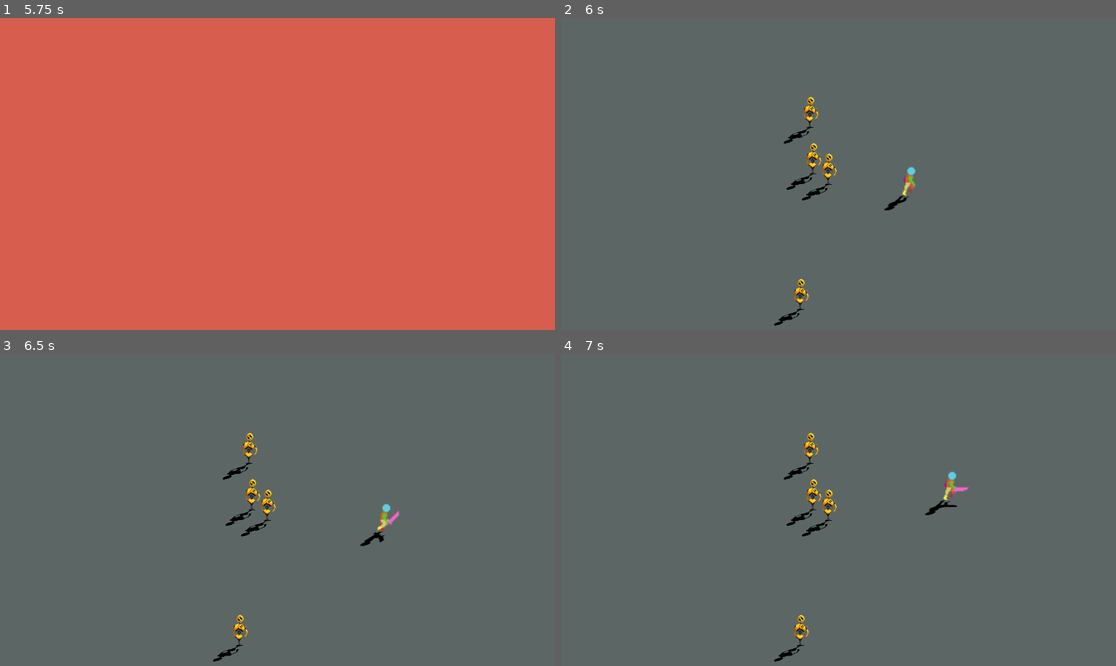
Above: before the commit, frames 1-4 (two rows, left to right).
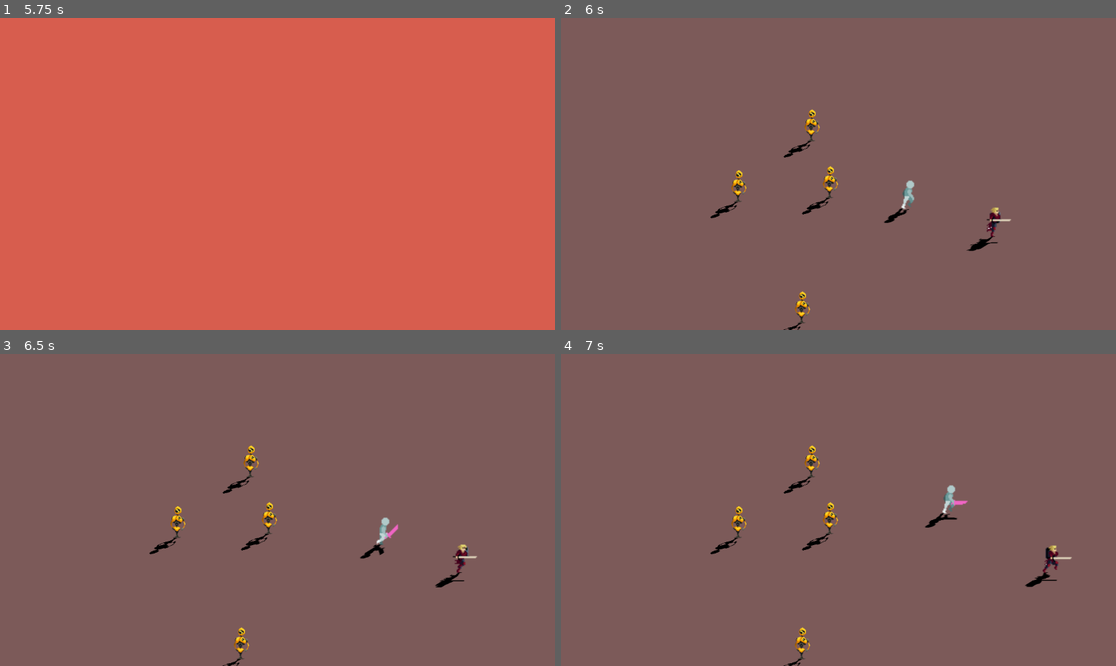
Above: after the commit, the same moments.

Repository: JuaniCargnel/Proyecto_Final_ProgIII
Game: Godot game, scene res://Escenas/MenuPrincipal.tscn
Same seed, same stepped clock (60 frames per second), same inputs: the game is played once before the commit and once after it.
Inputs (mouse positions are in pixels of both pictures, inside the frame that each line leads up to):
- Up to frame 1 (5.75 s): tap Enter at 0.5, 2, 3.5 s; move the mouse to (399, 158) at 0.52 s; hold Right (Right) 0.53-1.28 s; hold 2 (Sword) 0.53-1.28 s; tap Space at 1.25, 2.75, 4.25 s; move the mouse to (166, 189) at 1.27 s; hold Down (Down) 1.28-2.03 s; tap Shift (Correr) at 1.35 s; tap 2 (Sword) every 0.75 s from 1.55 to 4.55 s; move the mouse to (333, 105) at 2.02 s; press the mouse at (333, 105) at 2.03 s; hold Right (Right) 2.03-2.78 s; move the mouse to (249, 236) at 2.77 s; release the mouse at (249, 236) at 2.78 s; hold Up (Up) 2.78-3.53 s; right-click (249, 236) at 2.85 s; move the mouse to (444, 220) at 3.52 s; hold 1 (Hands) 3.53-4.28 s; hold Left (Left) 3.53-5.03 s; move the mouse to (111, 127) at 4.27 s; tap Q (Roll) at 4.35 s; move the mouse to (305, 174) at 5.02 s; hold Down (Down) from 5.03 s (still down); hold 2 (Sword) from 5.03 s (still down)
- Up to frame 2 (6 s): move the mouse to (755, 96) at 5.77 s; release Down (Down) at 5.78 s; release 2 (Sword) at 5.78 s; hold Right (Right) from 5.78 s (still down); tap Tab (Tab) at 5.85 s
- Up to frame 3 (6.5 s): keep holding Right (Right); tap 2 (Sword) at 6.05 s
- Up to frame 4 (7 s): move the mouse to (960, 494) at 6.52 s; release Right (Right) at 6.53 s; hold Up (Up) from 6.53 s (still down); hold 2 (Sword) from 6.53 s (still down)

Frame 1 is identical in both runs. In frame 2, 100% of the frame differs, in the area x 0-100%, y 0-100%; in frame 3, 100%; in frame 4, 100%.

Commit message:
Update 0.1.5

Diff:
--- a/Escenas/Dummy.tscn
+++ b/Escenas/Dummy.tscn
@@ -1,41 +1,66 @@
-[gd_scene load_steps=14 format=3 uid="uid://dpfkju1d15fk2"]
+[gd_scene load_steps=15 format=3 uid="uid://dpfkju1d15fk2"]
 
-[ext_resource type="Texture2D" uid="uid://bjaawesv3bo6i" path="res://Assets/Dummy/Dummy1.png" id="2_fiuop"]
-[ext_resource type="Texture2D" uid="uid://b61tdu7bq45oo" path="res://Assets/Dummy/Dummy2.png" id="3_q32sr"]
-[ext_resource type="Texture2D" uid="uid://bivqrxdsuon70" path="res://Assets/Dummy/Dummy3.png" id="4_yikuf"]
-[ext_resource type="Texture2D" uid="uid://txjx0jh0g1eh" path="res://Assets/Dummy/Dummy4.png" id="5_0prhu"]
-[ext_resource type="Texture2D" uid="uid://d27beew54lqgt" path="res://Assets/Dummy/Dummy5.png" id="6_6ts83"]
-[ext_resource type="Texture2D" uid="uid://c0w2qgnm0stsh" path="res://Assets/Dummy/Dummy6.png" id="7_2i1r3"]
-[ext_resource type="Texture2D" uid="uid://wv7f1lxg1lve" path="res://Assets/Dummy/Dummy7.png" id="8_7drlk"]
-[ext_resource type="Texture2D" uid="uid://8o4hocwm5by7" path="res://Assets/Dummy/Dummy8.png" id="9_f05q2"]
 [ext_resource type="Script" path="res://Scripts/dummy.gd" id="9_n4ddw"]
+[ext_resource type="Texture2D" uid="uid://beqcc6n3u852e" path="res://Assets/Dummy/dummy_hit.png" id="10_ga15w"]
+
+[sub_resource type="AtlasTexture" id="AtlasTexture_h0ut8"]
+atlas = ExtResource("10_ga15w")
+region = Rect2(0, 0, 64, 56)
+
+[sub_resource type="AtlasTexture" id="AtlasTexture_ubgnc"]
+atlas = ExtResource("10_ga15w")
+region = Rect2(64, 0, 64, 56)
+
+[sub_resource type="AtlasTexture" id="AtlasTexture_rt3er"]
+atlas = ExtResource("10_ga15w")
+region = Rect2(128, 0, 64, 56)
+
+[sub_resource type="AtlasTexture" id="AtlasTexture_5c0f8"]
+atlas = ExtResource("10_ga15w")
+region = Rect2(192, 0, 64, 56)
+
+[sub_resource type="AtlasTexture" id="AtlasTexture_2kduh"]
+atlas = ExtResource("10_ga15w")
+region = Rect2(256, 0, 64, 56)
+
+[sub_resource type="AtlasTexture" id="AtlasTexture_aylty"]
+atlas = ExtResource("10_ga15w")
+region = Rect2(320, 0, 64, 56)
+
+[sub_resource type="AtlasTexture" id="AtlasTexture_b0xhi"]
+atlas = ExtResource("10_ga15w")
+region = Rect2(384, 0, 64, 56)
+
+[sub_resource type="AtlasTexture" id="AtlasTexture_p41rk"]
+atlas = ExtResource("10_ga15w")
+region = Rect2(448, 0, 64, 56)
 
 [sub_resource type="SpriteFrames" id="SpriteFrames_4lc7h"]
 animations = [{
 "frames": [{
 "duration": 1.0,
-"texture": ExtResource("2_fiuop")
+"texture": SubResource("AtlasTexture_h0ut8")
 }, {
 "duration": 1.0,
-"texture": ExtResource("3_q32sr")
+"texture": SubResource("AtlasTexture_ubgnc")
 }, {
 "duration": 1.0,
-"texture": ExtResource("4_yikuf")
+"texture": SubResource("AtlasTexture_rt3er")
 }, {
 "duration": 1.0,
-"texture": ExtResource("5_0prhu")
+"texture": SubResource("AtlasTexture_5c0f8")
 }, {
 "duration": 1.0,
-"texture": ExtResource("6_6ts83")
+"texture": SubResource("AtlasTexture_2kduh")
 }, {
 "duration": 1.0,
-"texture": ExtResource("7_2i1r3")
+"texture": SubResource("AtlasTexture_aylty")
 }, {
 "duration": 1.0,
-"texture": ExtResource("8_7drlk")
+"texture": SubResource("AtlasTexture_b0xhi")
 }, {
 "duration": 1.0,
-"texture": ExtResource("9_f05q2")
+"texture": SubResource("AtlasTexture_p41rk")
 }],
 "loop": true,
 "name": &"dummy",
@@ -43,40 +68,37 @@
 }]
 
 [sub_resource type="RectangleShape2D" id="RectangleShape2D_0mpdk"]
-size = Vector2(13, 4)
+size = Vector2(16, 7)
 
 [sub_resource type="RectangleShape2D" id="RectangleShape2D_6ygqa"]
-size = Vector2(13, 32)
+size = Vector2(16, 33.0001)
 
 [sub_resource type="CircleShape2D" id="CircleShape2D_p4k3q"]
 radius = 42.107
 
 [node name="Dummy" type="StaticBody2D" groups=["enemy"]]
+z_index = 1
 script = ExtResource("9_n4ddw")
 
 [node name="Sprite" type="AnimatedSprite2D" parent="." groups=["sprite"]]
-position = Vector2(-2, -16)
-scale = Vector2(0.1, 0.1)
+scale = Vector2(0.6, 0.6)
 sprite_frames = SubResource("SpriteFrames_4lc7h")
 animation = &"dummy"
 
-[node name="CollisionShape2D" type="CollisionShape2D" parent="."]
-position = Vector2(-0.5, 0)
+[node name="HitBox" type="CollisionShape2D" parent="."]
+position = Vector2(1, 14.5)
 shape = SubResource("RectangleShape2D_0mpdk")
 
 [node name="AreaDummy" type="Area2D" parent="."]
-position = Vector2(-2, -16)
 
 [node name="CollisionShape2D" type="CollisionShape2D" parent="AreaDummy"]
-position = Vector2(1.49999, 1.99999)
+position = Vector2(0.999991, 2.5)
 scale = Vector2(0.999998, 0.999998)
 shape = SubResource("RectangleShape2D_6ygqa")
 
 [node name="HitboxCerca" type="Area2D" parent="."]
-position = Vector2(-2, -16)
 
 [node name="CollisionShape2D" type="CollisionShape2D" parent="HitboxCerca"]
-position = Vector2(1, 1)
 shape = SubResource("CircleShape2D_p4k3q")
 
 [connection signal="animation_looped" from="Sprite" to="." method="_on_sprite_animation_looped"]
--- a/Escenas/Knight.tscn
+++ b/Escenas/Knight.tscn
@@ -1,132 +1,278 @@
-[gd_scene load_steps=20 format=3 uid="uid://darogdmvmctat"]
-
-[ext_resource type="Texture2D" uid="uid://o1ma37c4crtw" path="res://Assets/Enemies/Knight/noBKG_KnightIdle_strip.png" id="1_lohuy"]
+[gd_scene load_steps=39 format=3 uid="uid://darogdmvmctat"]
+
 [ext_resource type="Script" path="res://Scripts/knight.gd" id="1_x6khp"]
-
-[sub_resource type="AtlasTexture" id="AtlasTexture_6jbxj"]
-atlas = ExtResource("1_lohuy")
-region = Rect2(0, 0, 64, 64)
-
-[sub_resource type="AtlasTexture" id="AtlasTexture_vcxrf"]
-atlas = ExtResource("1_lohuy")
-region = Rect2(64, 0, 64, 64)
-
-[sub_resource type="AtlasTexture" id="AtlasTexture_y3ygs"]
-atlas = ExtResource("1_lohuy")
-region = Rect2(128, 0, 64, 64)
-
-[sub_resource type="AtlasTexture" id="AtlasTexture_e8qct"]
-atlas = ExtResource("1_lohuy")
-region = Rect2(192, 0, 64, 64)
-
-[sub_resource type="AtlasTexture" id="AtlasTexture_cpsrf"]
-atlas = ExtResource("1_lohuy")
-region = Rect2(256, 0, 64, 64)
-
-[sub_resource type="AtlasTexture" id="AtlasTexture_umlon"]
-atlas = ExtResource("1_lohuy")
-region = Rect2(320, 0, 64, 64)
-
-[sub_resource type="AtlasTexture" id="AtlasTexture_7q2n1"]
-atlas = ExtResource("1_lohuy")
-region = Rect2(384, 0, 64, 64)
-
-[sub_resource type="AtlasTexture" id="AtlasTexture_5q77v"]
-atlas = ExtResource("1_lohuy")
-region = Rect2(448, 0, 64, 64)
-
-[sub_resource type="AtlasTexture" id="AtlasTexture_37apf"]
-atlas = ExtResource("1_lohuy")
-region = Rect2(512, 0, 64, 64)
-
-[sub_resource type="AtlasTexture" id="AtlasTexture_u32f3"]
-atlas = ExtResource("1_lohuy")
-region = Rect2(576, 0, 64, 64)
-
-[sub_resource type="AtlasTexture" id="AtlasTexture_tb8xq"]
-atlas = ExtResource("1_lohuy")
-region = Rect2(640, 0, 64, 64)
-
-[sub_resource type="AtlasTexture" id="AtlasTexture_y45do"]
-atlas = ExtResource("1_lohuy")
-region = Rect2(704, 0, 64, 64)
-
-[sub_resource type="AtlasTexture" id="AtlasTexture_sgfo0"]
-atlas = ExtResource("1_lohuy")
-region = Rect2(768, 0, 64, 64)
-
-[sub_resource type="AtlasTexture" id="AtlasTexture_8k8ki"]
-atlas = ExtResource("1_lohuy")
-region = Rect2(832, 0, 64, 64)
-
-[sub_resource type="AtlasTexture" id="AtlasTexture_6pk18"]
-atlas = ExtResource("1_lohuy")
-region = Rect2(896, 0, 64, 64)
+[ext_resource type="Texture2D" uid="uid://cccgf1krkb0mt" path="res://Assets/Enemies/Knight/defense.png" id="2_2wmmh"]
+[ext_resource type="Texture2D" uid="uid://2w6fwha07xt3" path="res://Assets/Enemies/Knight/idle.png" id="2_iv6sy"]
+[ext_resource type="Texture2D" uid="uid://uwy7murhgi1p" path="res://Assets/Enemies/Knight/run.png" id="4_kpjch"]
+
+[sub_resource type="AtlasTexture" id="AtlasTexture_u5fpr"]
+atlas = ExtResource("2_2wmmh")
+region = Rect2(0, 0, 96, 64)
+
+[sub_resource type="AtlasTexture" id="AtlasTexture_7m3f1"]
+atlas = ExtResource("2_2wmmh")
+region = Rect2(96, 0, 96, 64)
+
+[sub_resource type="AtlasTexture" id="AtlasTexture_x4gbl"]
+atlas = ExtResource("2_2wmmh")
+region = Rect2(192, 0, 96, 64)
+
+[sub_resource type="AtlasTexture" id="AtlasTexture_no3j0"]
+atlas = ExtResource("2_2wmmh")
+region = Rect2(288, 0, 96, 64)
+
+[sub_resource type="AtlasTexture" id="AtlasTexture_xucuc"]
+atlas = ExtResource("2_2wmmh")
+region = Rect2(384, 0, 96, 64)
+
+[sub_resource type="AtlasTexture" id="AtlasTexture_x8wao"]
+atlas = ExtResource("2_2wmmh")
+region = Rect2(480, 0, 96, 64)
+
+[sub_resource type="AtlasTexture" id="AtlasTexture_ylmsn"]
+atlas = ExtResource("2_2wmmh")
+region = Rect2(576, 0, 96, 64)
+
+[sub_resource type="AtlasTexture" id="AtlasTexture_3tkbe"]
+atlas = ExtResource("2_iv6sy")
+region = Rect2(0, 0, 64, 32)
+
+[sub_resource type="AtlasTexture" id="AtlasTexture_sxwed"]
+atlas = ExtResource("2_iv6sy")
+region = Rect2(64, 0, 64, 32)
+
+[sub_resource type="AtlasTexture" id="AtlasTexture_plw5t"]
+atlas = ExtResource("2_iv6sy")
+region = Rect2(128, 0, 64, 32)
+
+[sub_resource type="AtlasTexture" id="AtlasTexture_gh2as"]
+atlas = ExtResource("2_iv6sy")
+region = Rect2(192, 0, 64, 32)
+
+[sub_resource type="AtlasTexture" id="AtlasTexture_flvoe"]
+atlas = ExtResource("2_iv6sy")
+region = Rect2(256, 0, 64, 32)
+
+[sub_resource type="AtlasTexture" id="AtlasTexture_mwyon"]
+atlas = ExtResource("2_iv6sy")
+region = Rect2(320, 0, 64, 32)
+
+[sub_resource type="AtlasTexture" id="AtlasTexture_i8f0s"]
+atlas = ExtResource("2_iv6sy")
+region = Rect2(384, 0, 64, 32)
+
+[sub_resource type="AtlasTexture" id="AtlasTexture_7rk0r"]
+atlas = ExtResource("2_iv6sy")
+region = Rect2(448, 0, 64, 32)
+
+[sub_resource type="AtlasTexture" id="AtlasTexture_0utl3"]
+atlas = ExtResource("2_iv6sy")
+region = Rect2(512, 0, 64, 32)
+
+[sub_resource type="AtlasTexture" id="AtlasTexture_6ml61"]
+atlas = ExtResource("2_iv6sy")
+region = Rect2(576, 0, 64, 32)
+
+[sub_resource type="AtlasTexture" id="AtlasTexture_yj0b5"]
+atlas = ExtResource("2_iv6sy")
+region = Rect2(640, 0, 64, 32)
+
+[sub_resource type="AtlasTexture" id="AtlasTexture_kfjmj"]
+atlas = ExtResource("2_iv6sy")
+region = Rect2(704, 0, 64, 32)
+
+[sub_resource type="AtlasTexture" id="AtlasTexture_ms4qh"]
+atlas = ExtResource("2_iv6sy")
+region = Rect2(768, 0, 64, 32)
+
+[sub_resource type="AtlasTexture" id="AtlasTexture_i63k6"]
+atlas = ExtResource("2_iv6sy")
+region = Rect2(832, 0, 64, 32)
+
+[sub_resource type="AtlasTexture" id="AtlasTexture_08ulv"]
+atlas = ExtResource("2_iv6sy")
+region = Rect2(896, 0, 64, 32)
+
+[sub_resource type="AtlasTexture" id="AtlasTexture_c785f"]
+atlas = ExtResource("4_kpjch")
+region = Rect2(0, 0, 96, 32)
+
+[sub_resource type="AtlasTexture" id="AtlasTexture_p3x7l"]
+atlas = ExtResource("4_kpjch")
+region = Rect2(96, 0, 96, 32)
+
+[sub_resource type="AtlasTexture" id="AtlasTexture_762jw"]
+atlas = ExtResource("4_kpjch")
+region = Rect2(192, 0, 96, 32)
+
+[sub_resource type="AtlasTexture" id="AtlasTexture_ygp6t"]
+atlas = ExtResource("4_kpjch")
+region = Rect2(288, 0, 96, 32)
+
+[sub_resource type="AtlasTexture" id="AtlasTexture_evefq"]
+atlas = ExtResource("4_kpjch")
+region = Rect2(384, 0, 96, 32)
+
+[sub_resource type="AtlasTexture" id="AtlasTexture_jhaj2"]
+atlas = ExtResource("4_kpjch")
+region = Rect2(480, 0, 96, 32)
+
+[sub_resource type="AtlasTexture" id="AtlasTexture_bq10d"]
+atlas = ExtResource("4_kpjch")
+region = Rect2(576, 0, 96, 32)
+
+[sub_resource type="AtlasTexture" id="AtlasTexture_hcefm"]
+atlas = ExtResource("4_kpjch")
+region = Rect2(672, 0, 96, 32)
 
 [sub_resource type="SpriteFrames" id="SpriteFrames_5iaom"]
 animations = [{
 "frames": [{
 "duration": 1.0,
-"texture": SubResource("AtlasTexture_6jbxj")
-}, {
-"duration": 1.0,
-"texture": SubResource("AtlasTexture_vcxrf")
-}, {
-"duration": 1.0,
-"texture": SubResource("AtlasTexture_y3ygs")
-}, {
-"duration": 1.0,
-"texture": SubResource("AtlasTexture_e8qct")
-}, {
-"duration": 1.0,
-"texture": SubResource("AtlasTexture_cpsrf")
-}, {
-"duration": 1.0,
-"texture": SubResource("AtlasTexture_umlon")
-}, {
-"duration": 1.0,
-"texture": SubResource("AtlasTexture_7q2n1")
-}, {
-"duration": 1.0,
-"texture": SubResource("AtlasTexture_5q77v")
-}, {
-"duration": 1.0,
-"texture": SubResource("AtlasTexture_37apf")
-}, {
-"duration": 1.0,
-"texture": SubResource("AtlasTexture_u32f3")
-}, {
-"duration": 1.0,
-"texture": SubResource("AtlasTexture_tb8xq")
-}, {
-"duration": 1.0,
-"texture": SubResource("AtlasTexture_y45do")
-}, {
-"duration": 1.0,
-"texture": SubResource("AtlasTexture_sgfo0")
-}, {
-"duration": 1.0,
-"texture": SubResource("AtlasTexture_8k8ki")
-}, {
-"duration": 1.0,
-"texture": SubResource("AtlasTexture_6pk18")
+"texture": SubResource("AtlasTexture_u5fpr")
+}, {
+"duration": 1.0,
+"texture": SubResource("AtlasTexture_7m3f1")
+}, {
+"duration": 1.0,
+"texture": SubResource("AtlasTexture_x4gbl")
+}, {
+"duration": 1.0,
+"texture": SubResource("AtlasTexture_no3j0")
+}, {
+"duration": 1.0,
+"texture": SubResource("AtlasTexture_xucuc")
+}, {
+"duration": 1.0,
+"texture": SubResource("AtlasTexture_x8wao")
+}, {
+"duration": 1.0,
+"texture": SubResource("AtlasTexture_ylmsn")
+}],
+"loop": true,
+"name": &"defense",
+"speed": 9.0
+}, {
+"frames": [{
+"duration": 1.0,
+"texture": SubResource("AtlasTexture_3tkbe")
+}, {
+"duration": 1.0,
+"texture": SubResource("AtlasTexture_sxwed")
+}, {
+"duration": 1.0,
+"texture": SubResource("AtlasTexture_plw5t")
+}, {
+"duration": 1.0,
+"texture": SubResource("AtlasTexture_gh2as")
+}, {
+"duration": 1.0,
+"texture": SubResource("AtlasTexture_flvoe")
+}, {
+"duration": 1.0,
+"texture": SubResource("AtlasTexture_mwyon")
+}, {
+"duration": 1.0,
+"texture": SubResource("AtlasTexture_i8f0s")
+}, {
+"duration": 1.0,
+"texture": SubResource("AtlasTexture_7rk0r")
+}, {
+"duration": 1.0,
+"texture": SubResource("AtlasTexture_0utl3")
+}, {
+"duration": 1.0,
+"texture": SubResource("AtlasTexture_6ml61")
+}, {
+"duration": 1.0,
+"texture": SubResource("AtlasTexture_yj0b5")
+}, {
+"duration": 1.0,
+"texture": SubResource("AtlasTexture_kfjmj")
+}, {
+"duration": 1.0,
+"texture": SubResource("AtlasTexture_ms4qh")
+}, {
+"duration": 1.0,
+"texture": SubResource("AtlasTexture_i63k6")
+}, {
+"duration": 1.0,
+"texture": SubResource("AtlasTexture_08ulv")
 }],
 "loop": true,
 "name": &"idle",
-"speed": 15.0
+"speed": 13.0
+}, {
+"frames": [{
+"duration": 1.0,
+"texture": SubResource("AtlasTexture_c785f")
+}, {
+"duration": 1.0,
+"texture": SubResource("AtlasTexture_p3x7l")
+}, {
+"duration": 1.0,
+"texture": SubResource("AtlasTexture_762jw")
+}, {
+"duration": 1.0,
+"texture": SubResource("AtlasTexture_ygp6t")
+}, {
+"duration": 1.0,
+"texture": SubResource("AtlasTexture_evefq")
+}, {
+"duration": 1.0,
+"texture": SubResource("AtlasTexture_jhaj2")
+}, {
+"duration": 1.0,
+"texture": SubResource("AtlasTexture_bq10d")
+}, {
+"duration": 1.0,
+"texture": SubResource("AtlasTexture_hcefm")
+}],
+"loop": true,
+"name": &"run",
+"speed": 10.0
 }]
 
 [sub_resource type="RectangleShape2D" id="RectangleShape2D_up8bh"]
-size = Vector2(17, 4)
+size = Vector2(22, 15)
+
+[sub_resource type="RectangleShape2D" id="RectangleShape2D_3t3ut"]
+size = Vector2(26.0001, 34.0001)
+
+[sub_resource type="CircleShape2D" id="CircleShape2D_j0h74"]
+radius = 66.0681
 
 [node name="Knight" type="CharacterBody2D" groups=["enemy"]]
+z_index = 1
 script = ExtResource("1_x6khp")
 
 [node name="Sprite" type="AnimatedSprite2D" parent="."]
 sprite_frames = SubResource("SpriteFrames_5iaom")
-animation = &"idle"
-frame_progress = 0.911788
+animation = &"run"
 
 [node name="Hitbox" type="CollisionShape2D" parent="."]
-position = Vector2(-0.5, 11)
+position = Vector2(1, 9)
 shape = SubResource("RectangleShape2D_up8bh")
+
+[node name="AreaKnight" type="Area2D" parent="."]
+
+[node name="CollisionShape2D" type="CollisionShape2D" parent="AreaKnight"]
+position = Vector2(2, 0)
+scale = Vector2(0.999998, 0.999998)
+shape = SubResource("RectangleShape2D_3t3ut")
+
+[node name="HitboxCerca" type="Area2D" parent="."]
+
+[node name="CollisionShape2D" type="CollisionShape2D" parent="HitboxCerca"]
+shape = SubResource("CircleShape2D_j0h74")
+
+[node name="Timers" type="Node" parent="."]
+
+[node name="Idle" type="Timer" parent="Timers"]
+wait_time = 3.5
+
+[connection signal="area_entered" from="AreaKnight" to="." method="_on_area_knight_area_entered"]
+[connection signal="area_exited" from="AreaKnight" to="." method="_on_area_knight_area_exited"]
+[connection signal="body_entered" from="HitboxCerca" to="." method="_on_hitbox_cerca_body_entered"]
+[connection signal="body_exited" from="HitboxCerca" to="." method="_on_hitbox_cerca_body_exited"]
+[connection signal="timeout" from="Timers/Idle" to="." method="_on_idle_timeout"]
--- a/Escenas/pantallaPrueba.tscn
+++ b/Escenas/pantallaPrueba.tscn
@@ -1,8 +1,9 @@
-[gd_scene load_steps=4 format=3 uid="uid://dd1bv4ft5d738"]
+[gd_scene load_steps=5 format=3 uid="uid://dd1bv4ft5d738"]
 
 [ext_resource type="Script" path="res://Scripts/main.gd" id="1_7mdi6"]
 [ext_resource type="PackedScene" uid="uid://dnuefdw5cng6h" path="res://Escenas/PersonajePrincipal.tscn" id="1_lgphv"]
 [ext_resource type="PackedScene" uid="uid://dpfkju1d15fk2" path="res://Escenas/Dummy.tscn" id="2_2m73a"]
+[ext_resource type="PackedScene" uid="uid://darogdmvmctat" path="res://Escenas/Knight.tscn" id="4_rrl83"]
 
 [node name="PantallaPrueba" type="Node2D"]
 script = ExtResource("1_7mdi6")
@@ -12,7 +13,7 @@
 offset_top = -17.0
 offset_right = 1167.0
 offset_bottom = 669.0
-color = Color(0.360784, 0.403922, 0.396078, 1)
+color = Color(0.486275, 0.352941, 0.34902, 1)
 
 [node name="PersonajePrincipal" parent="." instance=ExtResource("1_lgphv")]
 position = Vector2(353, 182)
@@ -26,7 +27,10 @@
 position = Vector2(279, 171)
 
 [node name="Dummy3" parent="Dummys" instance=ExtResource("2_2m73a")]
-position = Vector2(263, 160)
+position = Vector2(184, 175)
 
 [node name="Dummy4" parent="Dummys" instance=ExtResource("2_2m73a")]
 position = Vector2(250, 301)
+
+[node name="Knight" parent="." instance=ExtResource("4_rrl83")]
+position = Vector2(439, 211)
--- a/Escenas/personajePrincipal.tscn
+++ b/Escenas/personajePrincipal.tscn
@@ -811,21 +811,18 @@
 size = Vector2(6, 6.75)
 
 [sub_resource type="RectangleShape2D" id="RectangleShape2D_gr423"]
-size = Vector2(16, 27)
+size = Vector2(19, 29.5)
 
 [node name="PersonajePrincipal" type="CharacterBody2D" groups=["player"]]
 z_index = 1
-position = Vector2(0, -2)
 script = ExtResource("1_qp7oi")
 
 [node name="Sprite" type="AnimatedSprite2D" parent="." groups=["sprite"]]
-z_index = 1
-position = Vector2(1, -14)
 sprite_frames = SubResource("SpriteFrames_tq0vl")
 animation = &"idle"
 
 [node name="Hitbox" type="CollisionShape2D" parent="."]
-position = Vector2(-0.5, 0)
+position = Vector2(-1, 14)
 shape = SubResource("RectangleShape2D_vrb56")
 
 [node name="Timers" type="Node" parent="."]
@@ -855,18 +852,17 @@
 one_shot = true
 
 [node name="AreaGolpes" type="Area2D" parent="." groups=["golpe"]]
-position = Vector2(1, -14)
 
 [node name="CollisionShapeGolpes" type="CollisionShape2D" parent="AreaGolpes"]
-position = Vector2(27, 2)
-scale = Vector2(4, 1)
+position = Vector2(12, -1)
+scale = Vector2(2, 0.5)
 shape = SubResource("RectangleShape2D_hpf4g")
 disabled = true
 
 [node name="AreaSprite" type="Area2D" parent="." groups=["areaSprite"]]
 
 [node name="CollisionShape2D" type="CollisionShape2D" parent="AreaSprite"]
-position = Vector2(0, -12.5)
+position = Vector2(-1, 1)
 shape = SubResource("RectangleShape2D_gr423")
 
 [connection signal="timeout" from="Timers/Roll" to="." method="_on_roll_timeout"]
--- a/Scripts/knight.gd
+++ b/Scripts/knight.gd
@@ -1,4 +1,64 @@
 extends CharacterBody2D
 
-@export var inArea:bool
+@export var inArea:bool = false
 @export var canBeHit:bool = false
+@export var inSprite:bool = false
+
+var speed = 50
+var direccion = Vector2(1, 0)
+var derecha = true
+var movimiento = true
+var cambio = false
+
+func _process(_delta):
+	if $AreaKnight.global_position.x >= 600:
+		if movimiento:
+			$Timers/Idle.start()
+			$Sprite.play("idle")
+			$Sprite.set_flip_h(true)
+			direccion.x = 0
+			derecha = false
+			movimiento = false
+		elif cambio and !movimiento:
+			cambio = false
+			movimiento = true
+			direccion.x = -1
+			$Timers/Idle.stop()
+	elif $AreaKnight.global_position.x <= 300:
+		if movimiento:
+			$Timers/Idle.start()
+			$Sprite.play("idle")
+			$Sprite.set_flip_h(false)
+			direccion.x = 0
+			derecha = true
+			movimiento = false
+		elif cambio and !movimiento:
+			cambio = false
+			movimiento = true
+			direccion.x = 1
+			$Timers/Idle.stop()
+	else:
+		$Sprite.play("run")
+
+	#translate(direccion.normalized() * speed * delta)
+	move_and_collide(direccion)
+
+func _on_area_knight_area_entered(area):
+	if area.is_in_group("areaSprite"):
+		inSprite = true
+
+func _on_area_knight_area_exited(area):
+	if area.is_in_group("areaSprite"):
+		inSprite = false
+
+func _on_hitbox_cerca_body_entered(body):
+	if body.is_in_group("player"):
+		inArea = true
+
+func _on_hitbox_cerca_body_exited(body):
+	if body.is_in_group("player"):
+		inArea = false
+
+func _on_idle_timeout():
+	cambio = true
+	movimiento = false
--- a/Scripts/main.gd
+++ b/Scripts/main.gd
@@ -1,6 +1,4 @@
 extends Node2D
-
-# Arreglar la wea de los sprites de los dummys
 
 func _ready():
 	crear_sombras($PersonajePrincipal)
@@ -9,14 +7,14 @@
 		crear_sombras(enemigo)
 
 func _process(_delta):
-	update_process()
+	update_enemy()
 	update_sombras($PersonajePrincipal)
 
 func render(sprite1, sprite2):
 	if sprite1.position.y >= sprite2.position.y and sprite2.inSprite:
 		sprite2.z_index = 1
 		sprite1.z_index = 2
-	if sprite1.position.y <= sprite2.position.y and sprite2.inSprite:
+	elif sprite1.position.y <= sprite2.position.y and sprite2.inSprite:
 		sprite1.z_index = 1
 		sprite2.z_index = 2
 
@@ -26,20 +24,23 @@
 	else:
 		enemy.canBeHit = false
 
-func update_process():
+func update_enemy():
 	var enemigos = get_tree().get_nodes_in_group("enemy")
 	for enemigo in enemigos:
 		on_hit(enemigo)
 		render($PersonajePrincipal, enemigo)
 		update_sombras(enemigo)
+
 func crear_sombras(sprite_p):
 	var sombra = AnimatedSprite2D.new()
 	var sprite_original = sprite_p.get_node("Sprite")
 	sombra.modulate = Color.BLACK
+	#sombra.modulate.a8 = 150
+	sombra.z_index = 0
+	sombra.z_as_relative = false
 	sombra.flip_v = true
 	sombra.skew = 45
-	sombra.z_index = 0
-	sombra.position = Vector2(sprite_original.position.x - 15, sprite_original.position.y - sprite_original.position.y + 11)
+	sombra.position = Vector2(sprite_original.position.x - 14, sprite_original.position.y + 24)
 	sombra.scale = Vector2(sprite_original.scale.x, sprite_original.scale.y)
 	sprite_p.add_child(sombra, true)
 
--- a/Scripts/personajePrincipal.gd
+++ b/Scripts/personajePrincipal.gd
@@ -18,7 +18,6 @@
 var comboA = false
 var comboB = false
 var activeSword = false
-var izquierda = false
 var derecha = true
 
 
@@ -93,13 +92,13 @@
 		if !hitB:
 			if Input.is_action_pressed("Right"):
 				$Sprite.set_flip_h(false)
-				$Hitbox.position = Vector2(-0.5,0)
+				$Hitbox.position = Vector2(-1,14)
+				$AreaSprite/CollisionShape2D.position = Vector2(-1,1)
 				derecha = true
-				izquierda = false
 			if Input.is_action_pressed("Left"):
 				$Sprite.set_flip_h(true)
-				$Hitbox.position = Vector2(2.5,0)
-				izquierda = true
+				$Hitbox.position = Vector2(1,14)
+				$AreaSprite/CollisionShape2D.position = Vector2(1,1)
 				derecha = false
 
 	direccion = Vector2(input_x, input_y)
@@ -143,16 +142,16 @@
 				$AreaGolpes/CollisionShapeGolpes.disabled = false
 			if derecha:
 				$AreaGolpes/CollisionShapeGolpes.position = Vector2(20,2)
-			if izquierda:
+			else:
 				$AreaGolpes/CollisionShapeGolpes.position = Vector2(-20,1)
 		elif !activeSword:
-			$AreaGolpes/CollisionShapeGolpes.scale = Vector2(2,1)
+			$AreaGolpes/CollisionShapeGolpes.scale = Vector2(2,0.5)
 			if $Sprite.frame == 1:
 				$AreaGolpes/CollisionShapeGolpes.disabled = false
 			if derecha:
-				$AreaGolpes/CollisionShapeGolpes.position = Vector2(14,-1)
-			elif izquierda:
-				$AreaGolpes/CollisionShapeGolpes.position = Vector2(-14,-1)
+				$AreaGolpes/CollisionShapeGolpes.position = Vector2(12,-1)
+			else:
+				$AreaGolpes/CollisionShapeGolpes.position = Vector2(-12,-1)
 		if Input.is_action_pressed("GolpeB"):
 			comboB = true
 	elif hitB:
@@ -163,7 +162,7 @@
 			$AreaGolpes/CollisionShapeGolpes.scale = Vector2(4,1)
 			if derecha:
 				$AreaGolpes/CollisionShapeGolpes.position = Vector2(27,2)
-			elif izquierda:
+			else:
 				$AreaGolpes/CollisionShapeGolpes.position = Vector2(-27,2)
 		elif !activeSword:
 			if $Sprite.frame == 2:
@@ -171,7 +170,7 @@
 			$AreaGolpes/CollisionShapeGolpes.scale = Vector2(2,2)
 			if derecha:
 				$AreaGolpes/CollisionShapeGolpes.position = Vector2(22,4)
-			elif izquierda:
+			else:
 				$AreaGolpes/CollisionShapeGolpes.position = Vector2(-22,4)
 	else:
 		hitB = false
--- a/project.godot
+++ b/project.godot
@@ -17,6 +17,7 @@
 
 [display]
 
+window/size/mode=2
 window/stretch/scale=2.0
 
 [filesystem]
Binary file removed: Assets/Dummy/Dummy1.png
Binary file removed: Assets/Dummy/Dummy2.png
Not shown, removed: Assets/Dummy/Dummy2.png.import
Binary file removed: Assets/Dummy/Dummy3.png
Binary file removed: Assets/Dummy/Dummy4.png
Not shown, removed: Assets/Dummy/Dummy4.png.import
Binary file removed: Assets/Dummy/Dummy5.png
Not shown, removed: Assets/Dummy/Dummy5.png.import
Binary file removed: Assets/Dummy/Dummy6.png
Not shown, removed: Assets/Dummy/Dummy6.png.import
Binary file removed: Assets/Dummy/Dummy7.png
Not shown, removed: Assets/Dummy/Dummy7.png.import
(and 49 more such lines)
